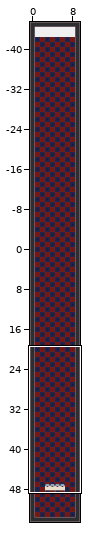
An edit to a level. Tiled map (JSON), map.tmj. Above, an overview of the earlier version with the close-up marked.
Close-up. Earlier state:
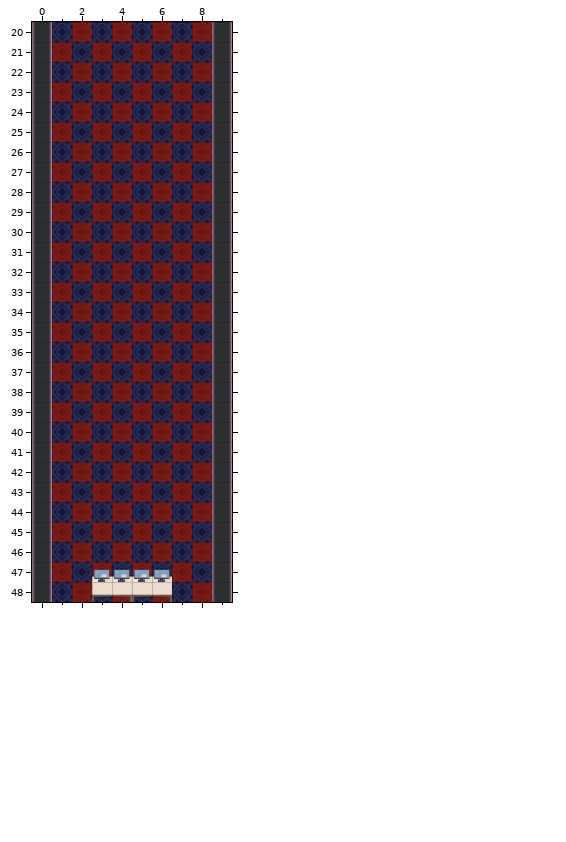
Cells are 32x32 px. Shown: x 0..9, y 20..48. The commit also changed other parts of the map, which this record leaves out. The old version is drawn lined up with the new one.
Once edited:
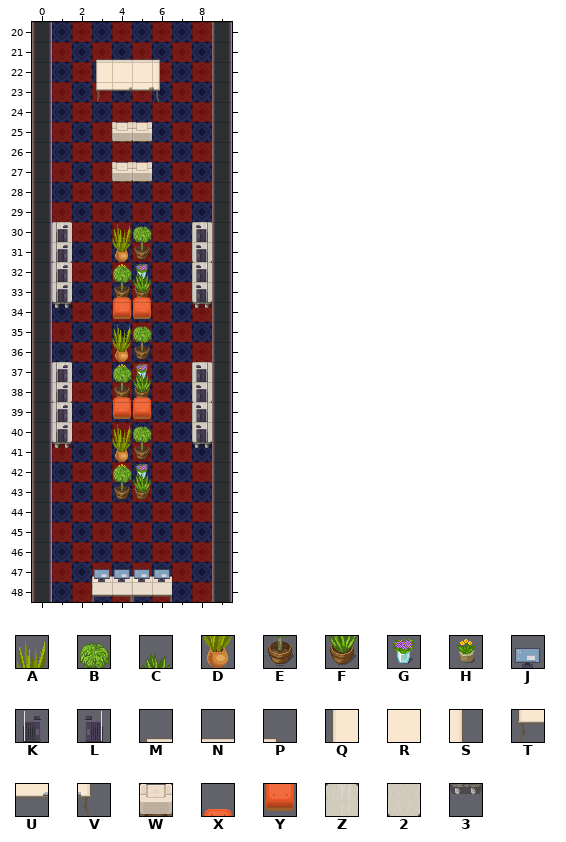
Key: from "WA_Decoration": A 75, B 78, C 79, D 87, E 90, F 91, G 92, H 93; from "WA_Miscellaneous": J 1, K 24, L 25, M 33, N 34, P 35, Q 43, R 44, S 45, T 53, U 54, V 55; from "WA_Seats": W 47, X 62, Y 75, Z 149, 2 162, 3 175.
_ is an empty cell, . an unchanged one.
Tiles of an added or newly shown layer are drawn over the layers below it.
What changed:
map size 10x100 -> 10x55 cells (old content now starts at 0,-45; both pictures use the new coordinates)
--- layer "walls/wals2" (added)
@@ x 4..5 @@
-32 __
+32 HG
@@ x 4..5 @@
-37 __
+37 HG
@@ x 4..5 @@
-42 __
+42 HG
--- layer "walls/walls"
@@ x 4..5 @@
-30 __
-31 __
-32 __
-33 __
-34 __
-35 __
-36 __
-37 __
-38 __
-39 __
-40 __
-41 __
-42 __
-43 __
+30 AB
+31 DE
+32 BC
+33 EF
+34 YY
+35 AB
+36 DE
+37 BC
+38 EF
+39 YY
+40 AB
+41 DE
+42 BC
+43 EF
--- layer "walls/walls3" (added)
@@ x 4..5 @@
-33 __
+33 XX
@@ x 4..5 @@
-38 __
+38 XX
--- layer "furniture/furniture"
@@ x 3..6 @@
-21 ____
-22 ____
-23 ____
+21 MNNP
+22 QRRS
+23 TUUV
@@ x 4..5 @@
-25 __
+25 WW
@@ x 4..5 @@
-27 __
+27 WW
@@ x 1..8 @@
-30 _......_
-31 _......_
-32 _......_
-33 _......_
-34 _......_
+30 Z......Z
+31 2......2
+32 Z......Z
+33 2......2
+34 3......3
@@ x 1..8 @@
-37 _......_
-38 _......_
-39 _......_
-40 _......_
-41 _......_
+37 Z......Z
+38 2......2
+39 Z......Z
+40 2......2
+41 3......3
--- layer "furniture/furrniture2"
@@ x 1..8 @@
-30 _......_
-31 _......_
-32 _......_
-33 _......_
+30 K......L
+31 K......L
+32 K......L
+33 K......L
@@ x 1..8 @@
-37 _......_
-38 _......_
-39 _......_
-40 _......_
+37 K......L
+38 K......L
+39 K......L
+40 K......L
--- layer "furniture/Kopie von furrniture2" (added)
@@ x 1..8 @@
-30 _......_
-31 _......_
-32 _......_
-33 _......_
+30 K......L
+31 K......L
+32 K......L
+33 K......L
@@ x 1..8 @@
-37 _......_
-38 _......_
-39 _......_
-40 _......_
+37 K......L
+38 K......L
+39 K......L
+40 K......L
@@ x 3..6 @@
-47 ____
+47 JJJJ
